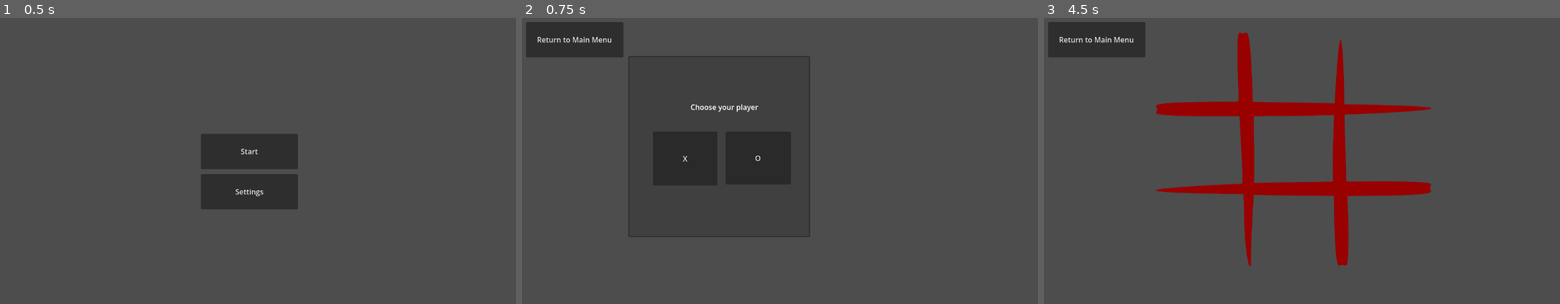
Above: before the commit, frames 1-3 (left to right).
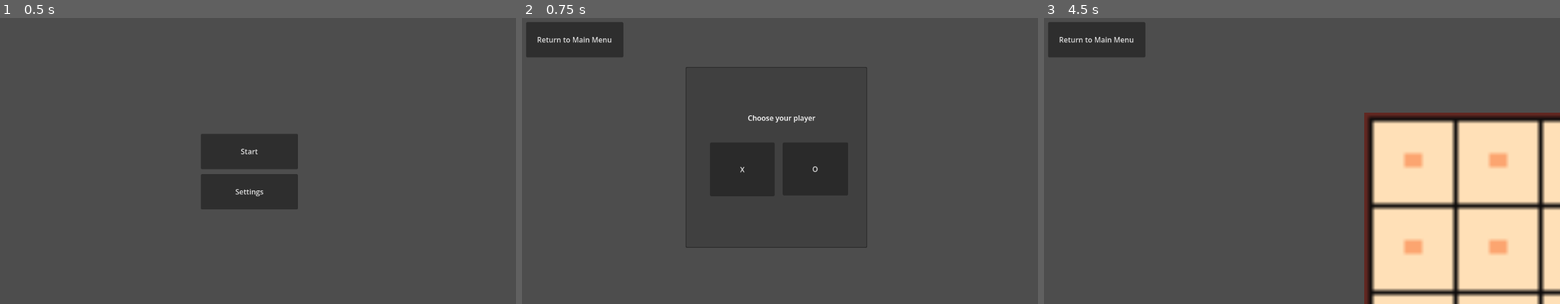
Above: after the commit, the same moments.

Repository: quentintyr/godot-tictactoe
Game: Godot game, scene res://screens/mainMenu/mainMenu.tscn
Two runs of this game, one before a commit and one after it. Both use one fixed random seed, a clock stepped at 60 frames per second and the inputs below.
Inputs (mouse positions are in pixels of both pictures, inside the frame that each line leads up to):
- Up to frame 1 (0.5 s): no input
- Up to frame 2 (0.75 s): click "Start" at 0.5 s
- Up to frame 3 (4.5 s): click (1415, 163) at 1.27 s; click (1498, 163) at 2.02 s; click (1415, 246) at 2.77 s; click (1498, 246) at 3.52 s; click "O" at 4.25 s

Frame 1 is identical in both runs. In frame 2, 3.3% of the frame differs, in the area x 20-67%, y 13-81%; in frame 3, 31%, in the area x 21-100%, y 5-100%.

Commit message:
REF | moved buttons to new script file

Diff:
--- a/screens/defaultGamemode/defaultGamemode.gd
+++ b/screens/defaultGamemode/defaultGamemode.gd
@@ -1,19 +1,17 @@
-extends Node2D
+extends Control
 
-var isPlayerXTurn = false # default player is X
+var isPlayerXTurn = true # default player is X
 var isPlayerSelected = false # check if player was selected
-
-# Called when the node enters the scene tree for the first time.
-func _ready() -> void:
-	var turns = 0 # set turns to zero on start
-
-	# set each tile on the map to empty on game start
-	var boardArray = [
+var turns = 0 # set turns to zero on start
+# set each tile on the map to empty on game start
+var boardArray = [
 		[cellState.EMPTY, cellState.EMPTY, cellState.EMPTY],
 		[cellState.EMPTY, cellState.EMPTY, cellState.EMPTY],
 		[cellState.EMPTY, cellState.EMPTY, cellState.EMPTY]
 	]
 
+# Called when the node enters the scene tree for the first time.
+func _ready() -> void:
 	# iterate through array to get current states of tiles
 	for i in range(boardArray.size()):
 		for j in range(boardArray[i].size()):
@@ -51,6 +49,14 @@
 	PLAYER_O
 }
 
+func player_turn_switch() -> void:
+	if (isPlayerXTurn == true): # if player is currently x switch to circle
+		isPlayerXTurn = false
+		print("player circle")
+	else:
+		isPlayerXTurn = true # if the player is currently not x, switch to x
+		print("player x")
+
 func _on_return_button_pressed() -> void:
 	get_tree().change_scene_to_file("res://screens/mainMenu/mainMenu.tscn")
 
--- a/screens/defaultGamemode/defaultGamemode.tscn
+++ b/screens/defaultGamemode/defaultGamemode.tscn
@@ -1,12 +1,18 @@
 [gd_scene format=3 uid="uid://cm54b2l2uk013"]
 
 [ext_resource type="Script" uid="uid://c52poml37ckrt" path="res://screens/defaultGamemode/defaultGamemode.gd" id="1_4oelq"]
-[ext_resource type="Texture2D" uid="uid://cipolc5s50wn3" path="res://assets/tictactoe_field.png" id="2_ge001"]
+[ext_resource type="Texture2D" uid="uid://dtvnjmmt6ikbm" path="res://assets/old_field.png" id="2_5g60e"]
+[ext_resource type="Script" uid="uid://crnveqfql0uwn" path="res://screens/defaultGamemode/field.gd" id="3_5g60e"]
 
-[node name="defaultGamemode" type="Node2D" unique_id=841699464]
+[node name="mainControl" type="Control" unique_id=1328051237]
+layout_mode = 3
+anchors_preset = 0
+offset_right = 40.0
+offset_bottom = 40.0
 script = ExtResource("1_4oelq")
 
 [node name="returnButton" type="MenuButton" parent="." unique_id=1696253039]
+layout_mode = 0
 offset_left = 25.0
 offset_top = 25.0
 offset_right = 239.0
@@ -16,8 +22,9 @@
 
 [node name="playerChooser" type="PopupMenu" parent="." unique_id=535759658]
 oversampling_override = 1.0
-position = Vector2i(250, 100)
+initial_position = 1
 size = Vector2i(400, 400)
+visible = true
 
 [node name="playerX" type="MenuButton" parent="playerChooser" unique_id=1899816775]
 offset_left = 54.0
@@ -43,22 +50,80 @@
 text = "Choose your player"
 
 [node name="field" type="Sprite2D" parent="." unique_id=444456809]
-position = Vector2(566, 307)
-scale = Vector2(0.59491193, 0.6092832)
-texture = ExtResource("2_ge001")
+position = Vector2(1016, 527)
+scale = Vector2(9.845, 10.082)
+texture = ExtResource("2_5g60e")
 
-[node name="GridContainer" type="GridContainer" parent="." unique_id=1274304955]
-offset_left = 311.0
-offset_top = 157.0
-offset_right = 784.0
-offset_bottom = 498.0
+[node name="field2" type="GridContainer" parent="." unique_id=1274304955]
+custom_minimum_size = Vector2(200, 200)
+layout_mode = 1
+offset_left = 742.0
+offset_top = 246.0
+offset_right = 1290.0
+offset_bottom = 808.0
 columns = 3
+script = ExtResource("3_5g60e")
 
-[node name="PanelContainer" type="PanelContainer" parent="GridContainer" unique_id=66294688]
+[node name="fieldZero" type="Button" parent="field2" unique_id=2006656900]
+custom_minimum_size = Vector2(180, 180)
 layout_mode = 2
+flat = true
+icon_alignment = 1
+expand_icon = true
+
+[node name="fieldOne" type="Button" parent="field2" unique_id=120903127]
+custom_minimum_size = Vector2(180, 180)
+layout_mode = 2
+flat = true
+icon_alignment = 1
+expand_icon = true
+
+[node name="fieldTwo" type="Button" parent="field2" unique_id=430083462]
+custom_minimum_size = Vector2(180, 180)
+layout_mode = 2
+flat = true
+icon_alignment = 1
+expand_icon = true
+
+[node name="fieldThree" type="Button" parent="field2" unique_id=1491790171]
+custom_minimum_size = Vector2(180, 180)
+layout_mode = 2
+flat = true
+icon_alignment = 1
+expand_icon = true
+
+[node name="fieldFour" type="Button" parent="field2" unique_id=1721053407]
+custom_minimum_size = Vector2(180, 180)
+layout_mode = 2
+flat = true
+icon_alignment = 1
+expand_icon = true
+
+[node name="fieldFive" type="Button" parent="field2" unique_id=582701336]
+layout_mode = 2
+flat = true
+icon_alignment = 1
+expand_icon = true
+
+[node name="fieldSix" type="Button" parent="field2" unique_id=333306426]
+custom_minimum_size = Vector2(180, 180)
+layout_mode = 2
+flat = true
+icon_alignment = 1
+expand_icon = true
+
+[node name="fieldSeven" type="Button" parent="field2" unique_id=903653885]
+layout_mode = 2
+flat = true
+icon_alignment = 1
+expand_icon = true
+
+[node name="fieldEight" type="Button" parent="field2" unique_id=108291634]
+layout_mode = 2
+flat = true
+icon_alignment = 1
+expand_icon = true
 
 [connection signal="pressed" from="returnButton" to="." method="_on_return_button_pressed"]
-[connection signal="ready" from="playerChooser" to="." method="_on_player_chooser_ready"]
 [connection signal="pressed" from="playerChooser/playerX" to="." method="_on_player_x_pressed"]
 [connection signal="pressed" from="playerChooser/playerO" to="." method="_on_player_o_pressed"]
-[connection signal="draw" from="field" to="." method="_on_field_draw"]
